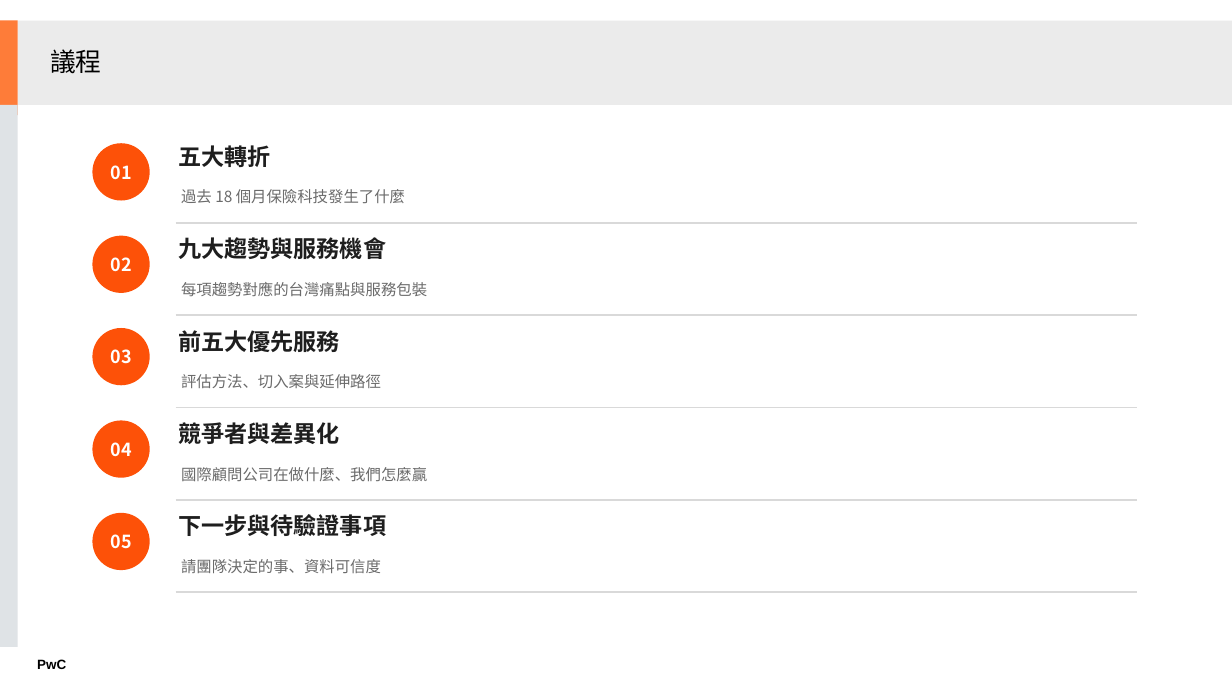
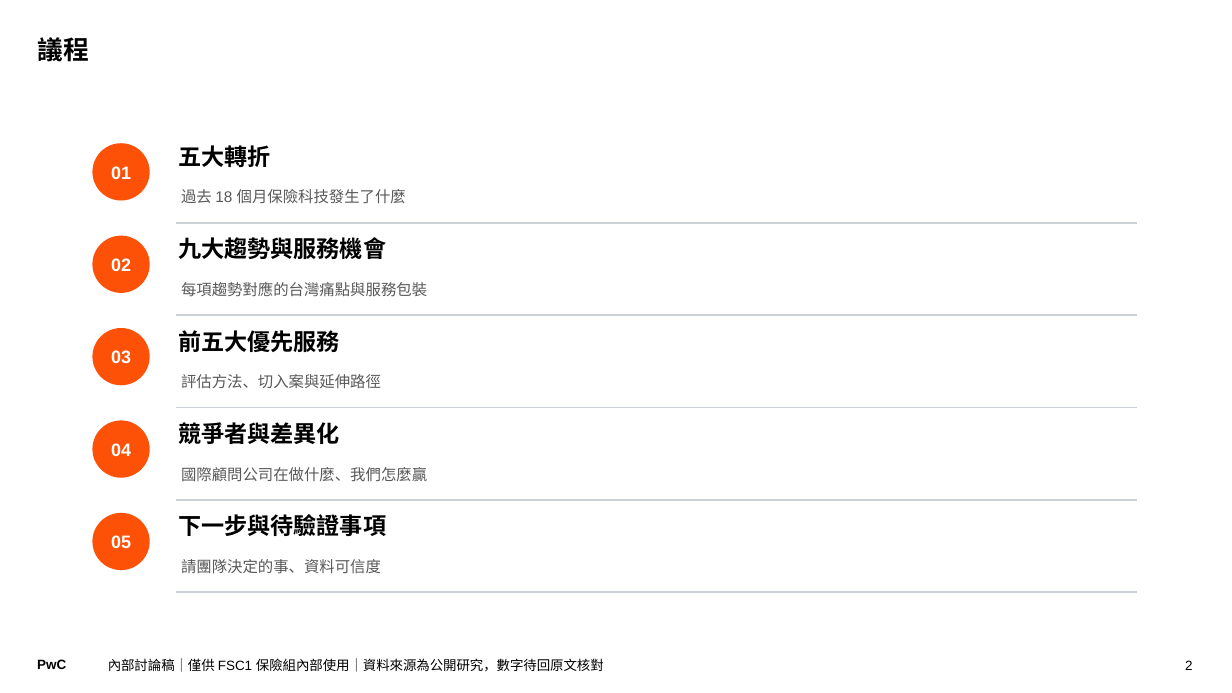
Before and after one commit to Robshao/PwC_FSC1, a slide deck: slide 2 of research/insurtech-2026/保險科技研究_內部討論稿.pptx. Drawn at 1232x693 pixels with LibreOffice and Linux fonts; fonts in the diff are those of the drawing. Boxes give left, top, right and bottom in pixels: in the first picture for what was removed or moved away, otherwise in the second. Text is boxed around its words. In the diff, an @@ line names an element or a change of style, - is before the commit and + after.

```diff
--- a/research/insurtech-2026/保險科技研究_內部討論稿.pptx
+++ b/research/insurtech-2026/保險科技研究_內部討論稿.pptx
@@ rectangle removed at (0,20,18,115) @@
@@ rectangle removed at (18,20,1232,104) @@
@@ title "議程": place and size @@
-title "議程" at (50,49,101,74)
+title "議程" at (37,33,88,66)
@@ title "議程" at (37,33,88,66): font Noto Sans CJK TC to TeX Gyre Schola, bold on; line spacing 0.85 to 0.9; vertical alignment middle to top @@
@@ rectangle removed at (0,105,18,648) @@
@@ ellipse "02" at (92,236,150,293): font Noto Sans CJK TC to Arial @@
@@ font Noto Sans CJK TC to Arial, text colour #1E1E1E to #000000 in 5 elements at (178,145,270,167), (178,237,386,259), (178,330,340,352), (178,422,340,444), (178,514,386,536) @@
@@ font Noto Sans CJK TC to Arial, text colour #6B6B6B to #595959 in 5 elements at (181,189,406,204), (181,282,427,296), (181,374,381,388), (181,467,427,482), (181,559,381,574) @@
@@ text added at (108,658,604,672), 10.5 pt, text #000000 @@
+內部討論稿｜僅供 FSC1 保險組內部使用｜資料來源為公開研究，數字待回原文核對
@@ page number added at (1185,660,1192,670), 10.5 pt, text #000000 @@
+2
```
Also in this commit, not shown: 20 other slides changed, 9 other files.
